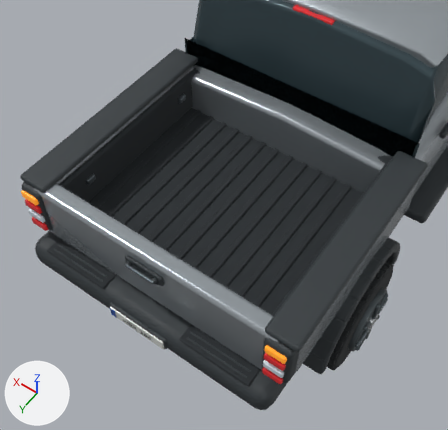
Renders of the glTF model vehicles/dam_pickup.glb from each side of a commit.
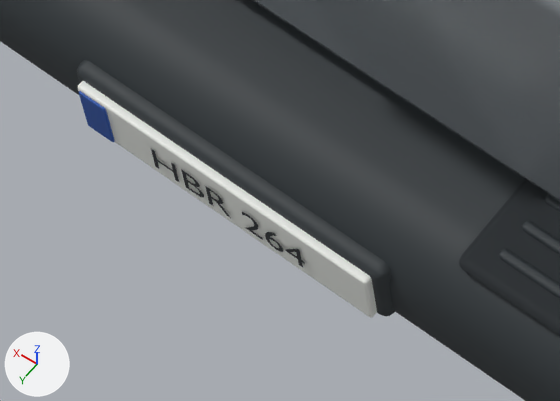
There are two pictures of each version: one from a 50 mm camera at (-1.611, 4.332, 4.441) aimed at (-0.147, 2.283, 1.221), one close up on the part from 21% to 44% of the width and 68% to 85% of the height. The axes (+X, +Y, +Z) are drawn at lower left. The lights are the same throughout. The last two pictures show the newer version. Where no turn or scale is listed for an object, it has been applied to the vertices.

In view in the first close-up: 'Rear bumper step insert', 'Rear bumper step tread.002', 'Rear bumper step tread.003', 'Rear number plate', 'Rear plate blue band', 'Rear plate holder', 'Rear registration', 'Rear step bumper', 'Tailgate' and 1 more.
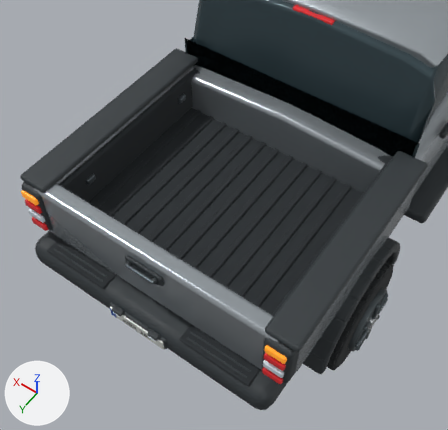
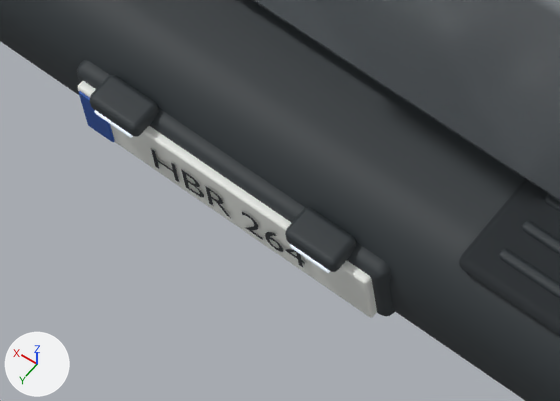
Boxes (x1, y1, x2, y2) around the edits, measured in the close-ups (560 x 401 px):
'Rear plate lamp housing', added
    after: (285, 207, 356, 272)
'Rear plate lamp housing.001', added
    after: (90, 75, 158, 137)
'Rear plate lamp diffuser', added
    after: (290, 244, 330, 273)
'Rear plate lamp diffuser.001', added
    after: (95, 110, 133, 138)

The change in detail:
Mesh me_cube_298 is new.
It has 96 vertices, 188 faces and spans x -0.039..0.039, y -0.023..0.023, z -0.0135..0.0135.
It uses material mat_textured_graphite_polymer (dark grey #30373a).
Mesh me_cube_299 is new.
It has 96 vertices, 188 faces and spans x -0.03..0.03, y -0.013..0.013, z -0.0045..0.0045.
It uses material mat_headlight_lens (pale blue #e8f5ff, glowing grey #abb4bc).
Mesh me_cube_297 is new.
It has 96 vertices, 188 faces and spans x -0.03..0.03, y -0.013..0.013, z -0.0045..0.0045.
It uses material mat_headlight_lens (pale blue #e8f5ff, glowing grey #abb4bc).
Object 'Rear plate lamp housing.001' (ob_rear_plate_lamp_housing_001) is new; it shows me_cube_298.
Its location is (0.154, 3.074, 0.785).
Object 'Rear plate lamp housing' (ob_rear_plate_lamp_housing) is new; it shows a copy of me_cube_298.
Its location is (-0.154, 3.074, 0.785).
Object 'Rear plate lamp diffuser.001' (ob_rear_plate_lamp_diffuser_001) is new; it shows me_cube_299.
Its location is (0.154, 3.085, 0.773).
Object 'Rear plate lamp diffuser' (ob_rear_plate_lamp_diffuser) is new; it shows me_cube_297.
Its location is (-0.154, 3.085, 0.773).
